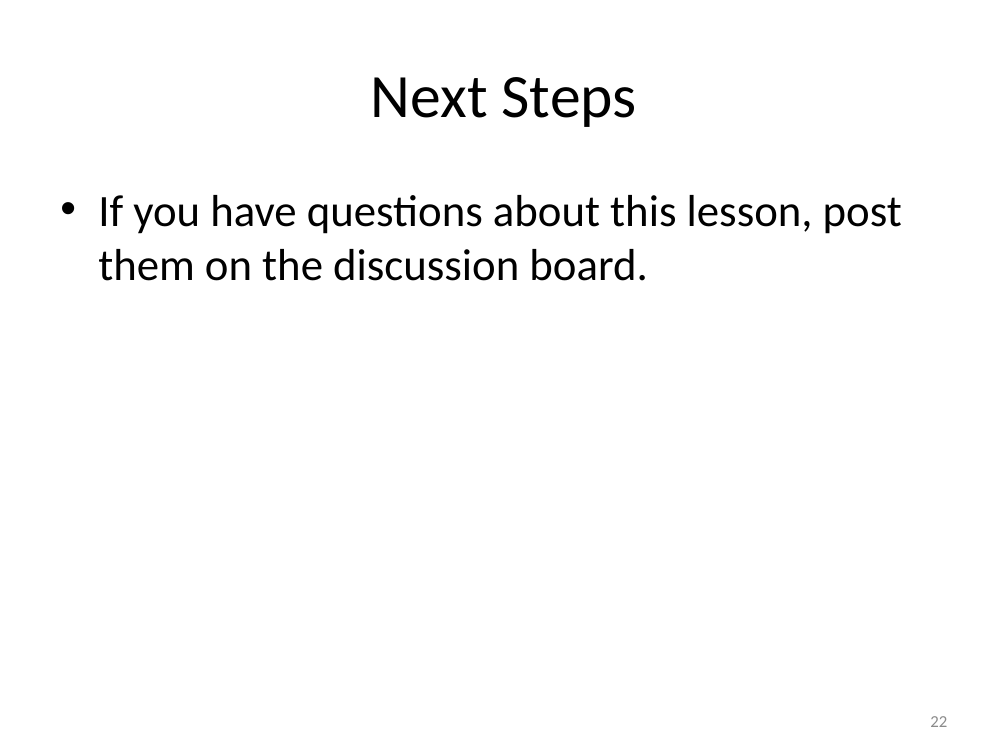
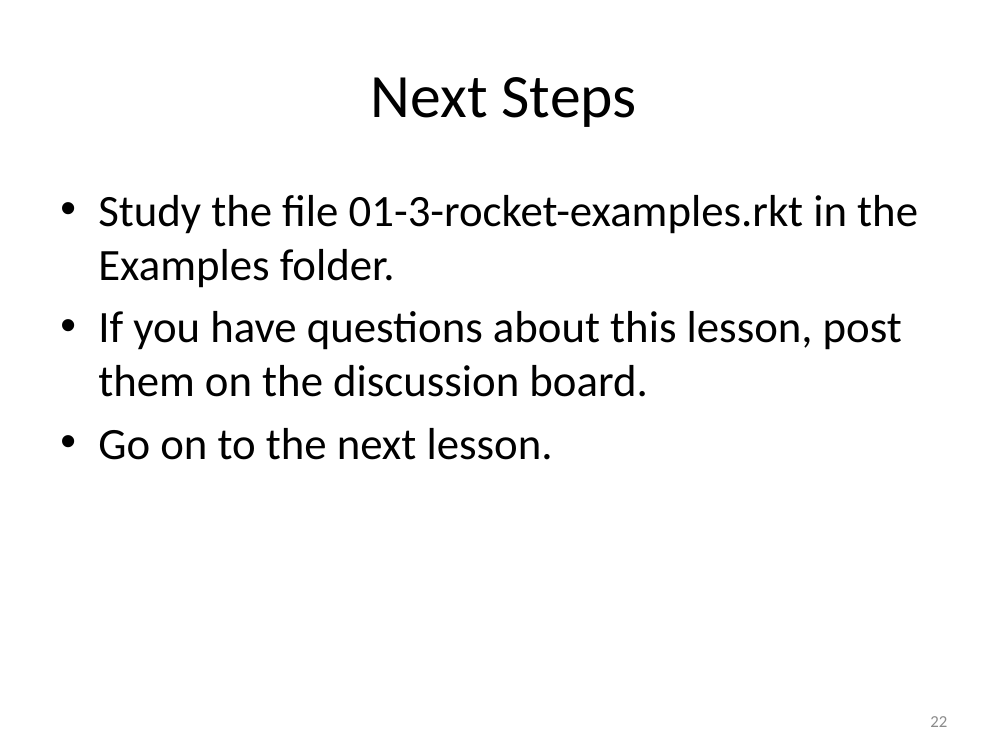
Before and after one commit to mwand/cs5010f16, a slide deck: slide 22 of Slides/Lesson 1.6 Contracts, Purpose Statements, and Examples.pptx. Drawn at 1008x756 pixels with LibreOffice and Linux fonts; fonts in the diff are those of the drawing. Boxes give left, top, right and bottom in pixels: in the first picture for what was removed or moved away, otherwise in the second. Text is boxed around its words. In the diff, an @@ line names an element or a change of style, - is before the commit and + after.

Commit message:
finished Lessons 1.3-1.7

```diff
--- a/Slides/Lesson 1.6 Contracts, Purpose Statements, and Examples.pptx
+++ b/Slides/Lesson 1.6 Contracts, Purpose Statements, and Examples.pptx
@@ text at (98,195,918,288): paragraph added @@
+• Study the file 01-3-rocket-examples.rkt in the Examples folder.
@@ text at (98,428,553,460): paragraph added @@
+• Go on to the next lesson.
```
Also in this commit, not shown: 16 other slides changed, 14 other files.
